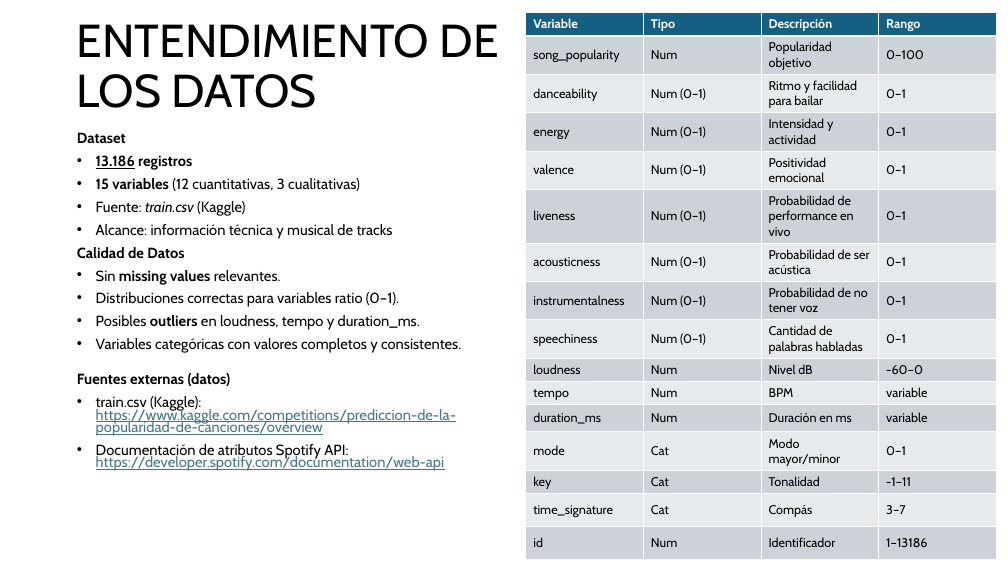
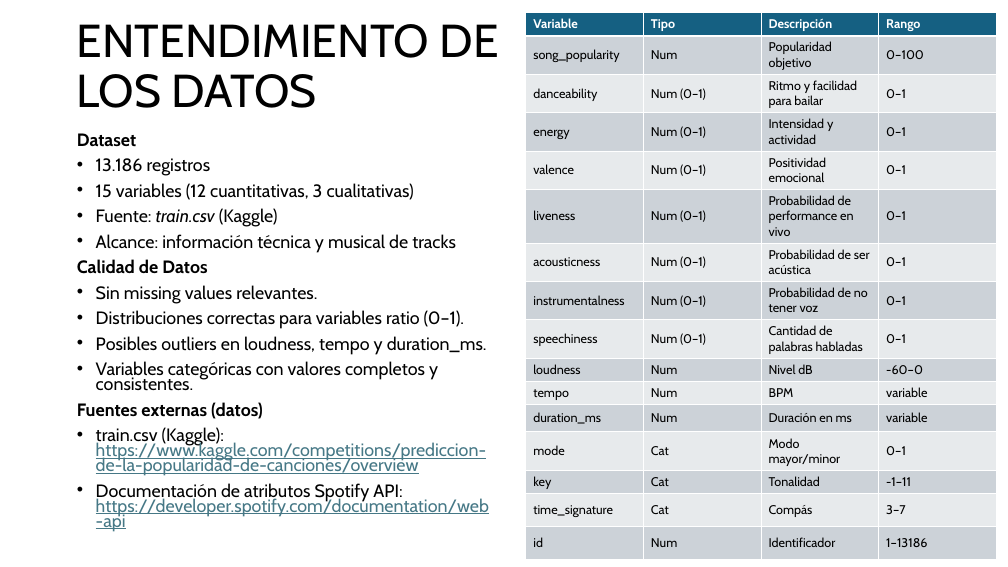
Before and after one commit to benet1one/Mineria, a slide deck: slide 3 of Report_new.pptx. Drawn at 1008x567 pixels with LibreOffice and Linux fonts; fonts in the diff are those of the drawing. Boxes give left, top, right and bottom in pixels: in the first picture for what was removed or moved away, otherwise in the second. Text is boxed around its words. In the diff, an @@ line names an element or a change of style, - is before the commit and + after.

```diff
--- a/Report_new.pptx
+++ b/Report_new.pptx
@@ text "Dataset" at (77, 133, 489, 532): size 14 to 17 pt; bold off in "13.186 registros", "15 variables", "missing values", "outliers"; underline off in "13.186" @@
```
Also in this commit, not shown: 1 other slide changed.
